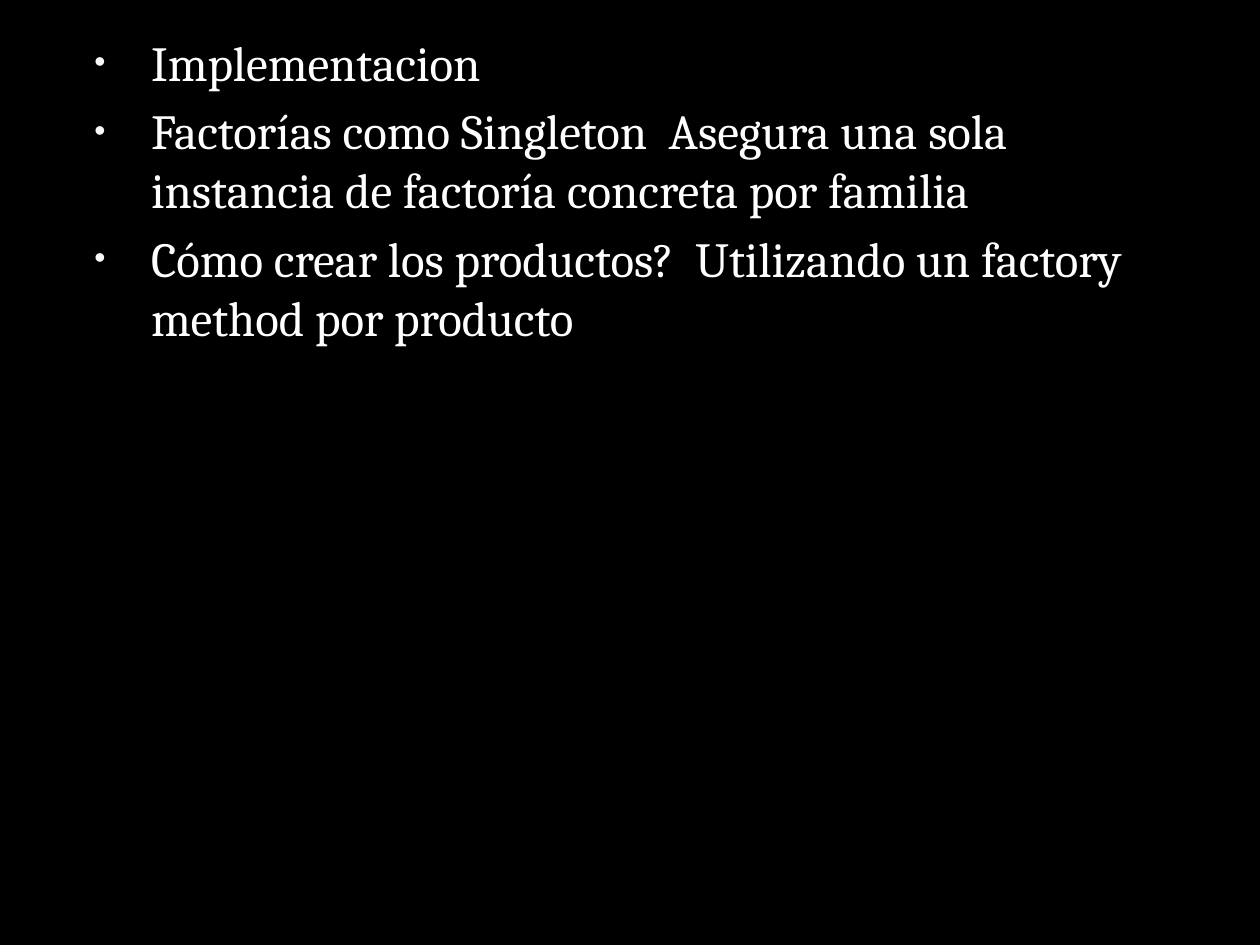
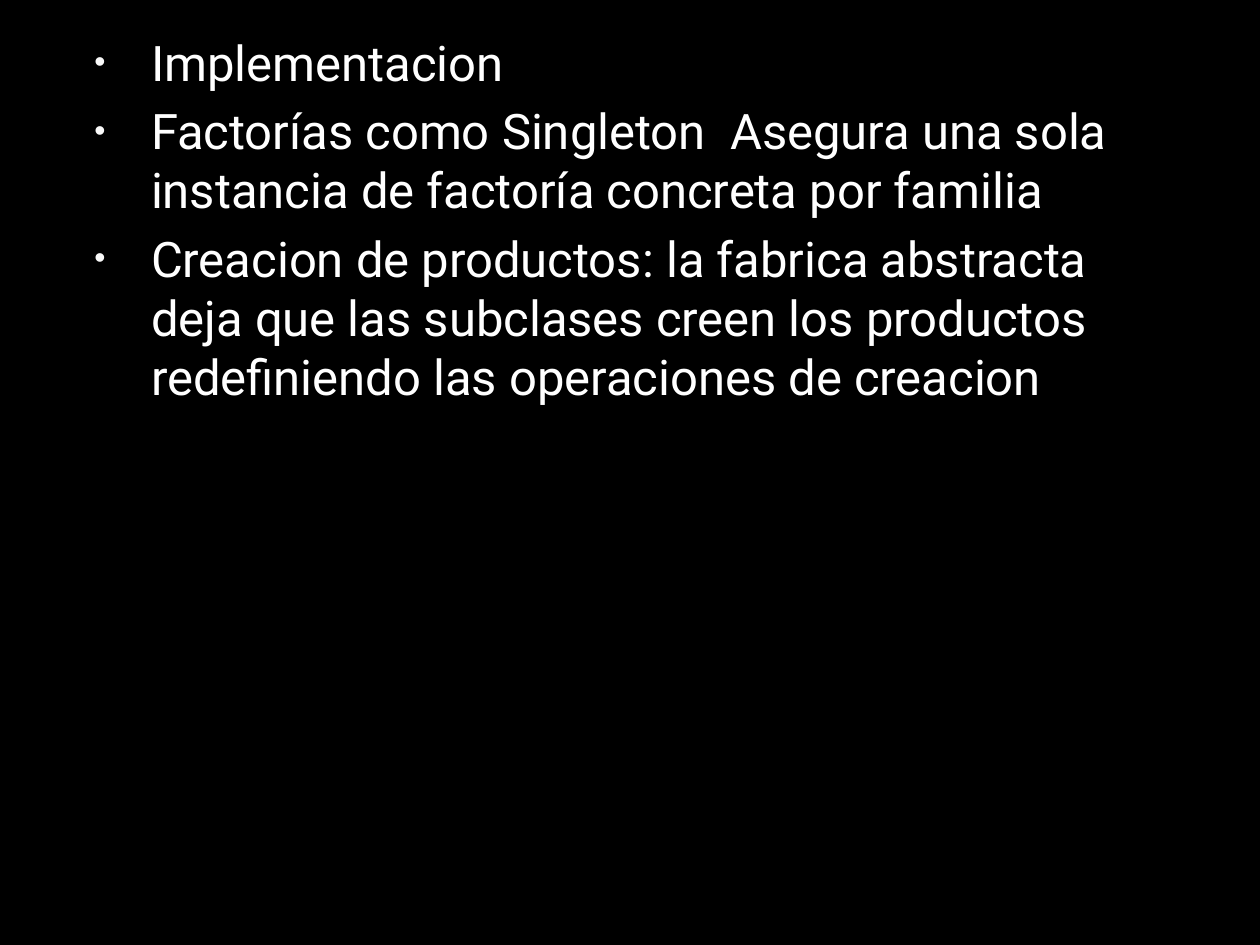
Before and after one commit to AnhellO/DAS_Sistemas, a slide deck: slide 8 of Ago-Dic-2017/Luis Estrada/Practica 2/ABSTRACT FACTORY.pptx. Drawn at 1260x945 pixels with LibreOffice and Linux fonts; fonts in the diff are those of the drawing; background and template pictures are left out. Boxes give left, top, right and bottom in pixels: in the first picture for what was removed or moved away, otherwise in the second. Text is boxed around its words. In the diff, an @@ line names an element or a change of style, - is before the commit and + after.

```diff
--- a/Ago-Dic-2017/Luis Estrada/Practica 2/ABSTRACT FACTORY.pptx
+++ b/Ago-Dic-2017/Luis Estrada/Practica 2/ABSTRACT FACTORY.pptx
@@ text at (151, 44, 1107, 218): font Cambria to Roboto in "Implementacion", "Factorías como Singleton Asegura una sola instancia ..." @@
@@ text at (151, 239, 1087, 405): text changed; font Cambria to Roboto @@
-• Cómo crear los productos? Utilizando un factory method por producto
+• Creacion de productos: la fabrica abstracta deja que las subclases creen los productos redefiniendo las operaciones de creacion
```
Also in this commit, not shown: 8 other slides changed, 1 slide added, 2 slides removed, 1 other file.
